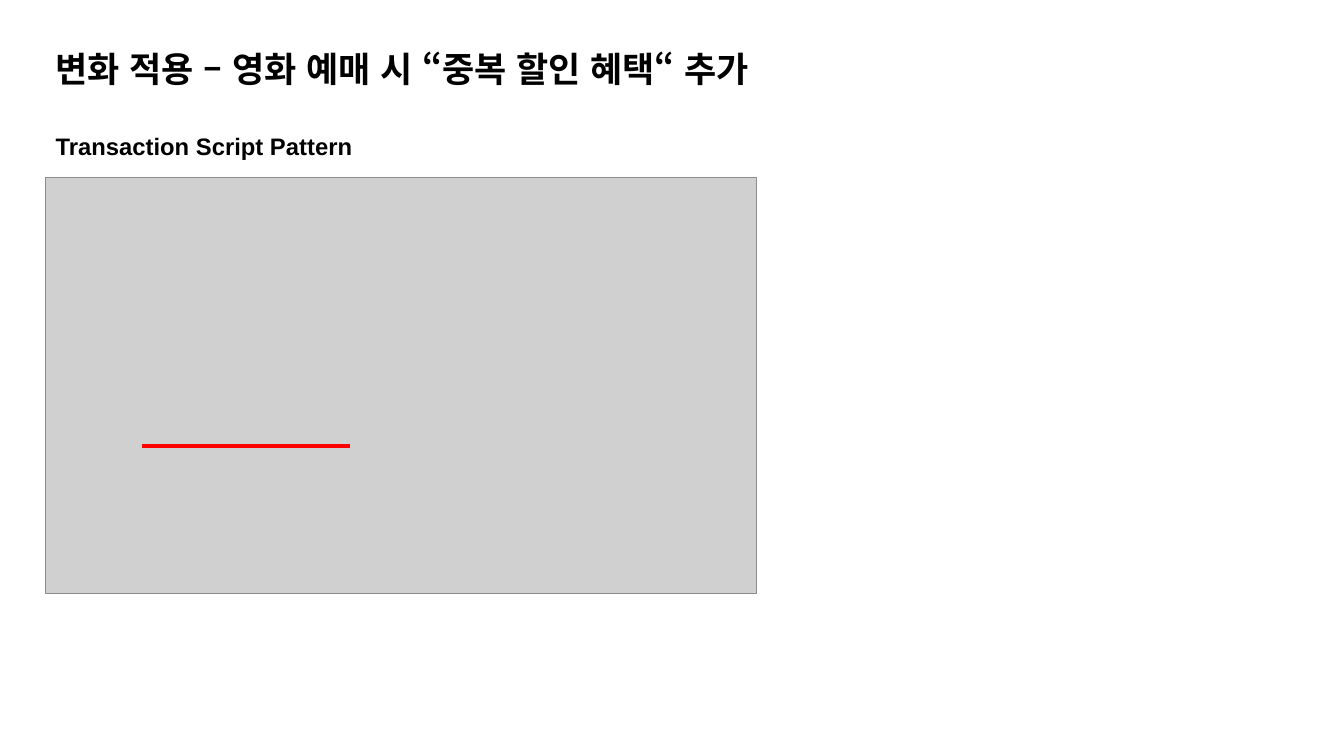
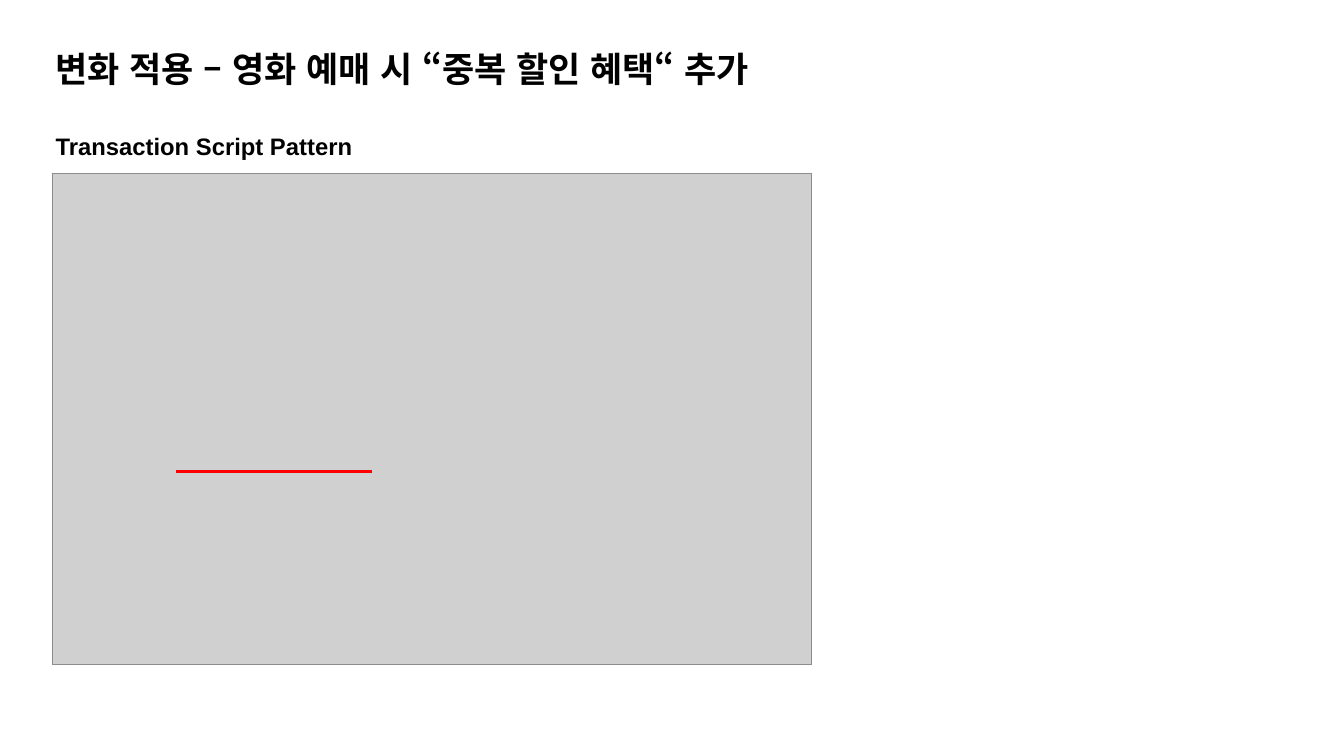
Before and after one commit to K-Diger/RealOOP, a slide deck: slide 31 of RealOOP.pptx (slide 26 before the commit). Drawn at 1344x756 pixels with LibreOffice and Linux fonts; fonts in the diff are those of the drawing; grey boxes stand for pictures. Boxes give left, top, right and bottom in pixels: in the first picture for what was removed or moved away, otherwise in the second. Text is boxed around its words. In the diff, an @@ line names an element or a change of style, - is before the commit and + after.

```diff
--- a/RealOOP.pptx
+++ b/RealOOP.pptx
@@ picture: place and size @@
-picture at box(45, 177, 756, 594)
+picture at box(52, 173, 812, 664)
@@ line moved from (142, 446) - (350, 446) to (175, 472) - (372, 472) @@
```
Also in this commit, not shown: 17 other slides changed, 8 slides added, 2 slides removed.
